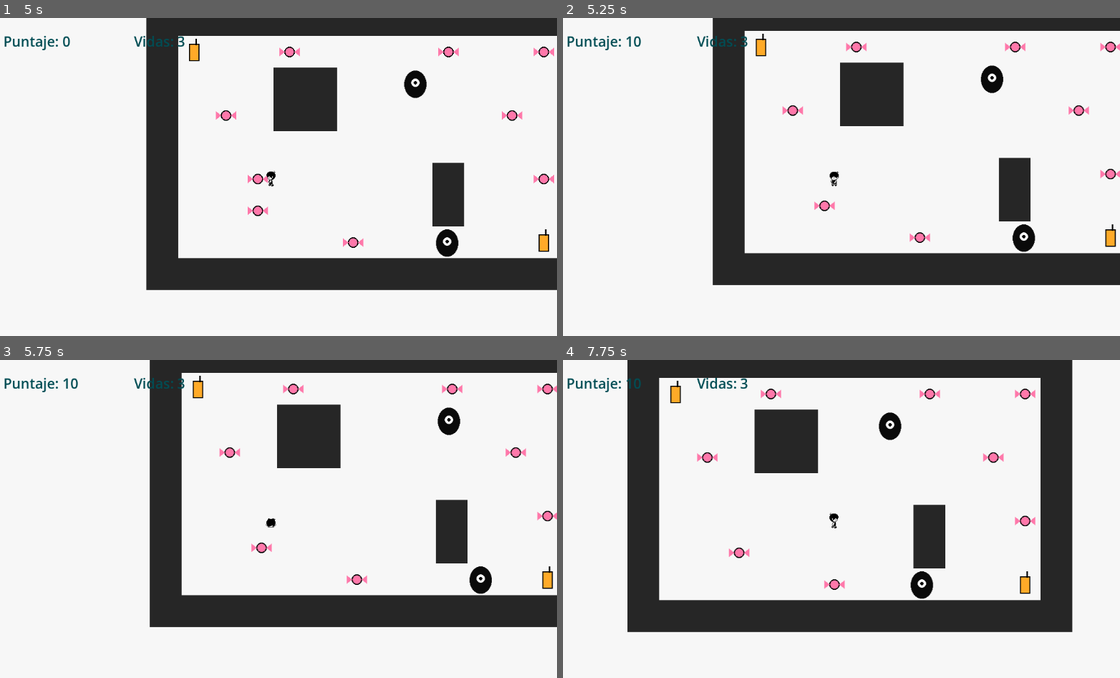
Above: before the commit, frames 1-4 (two rows, left to right).
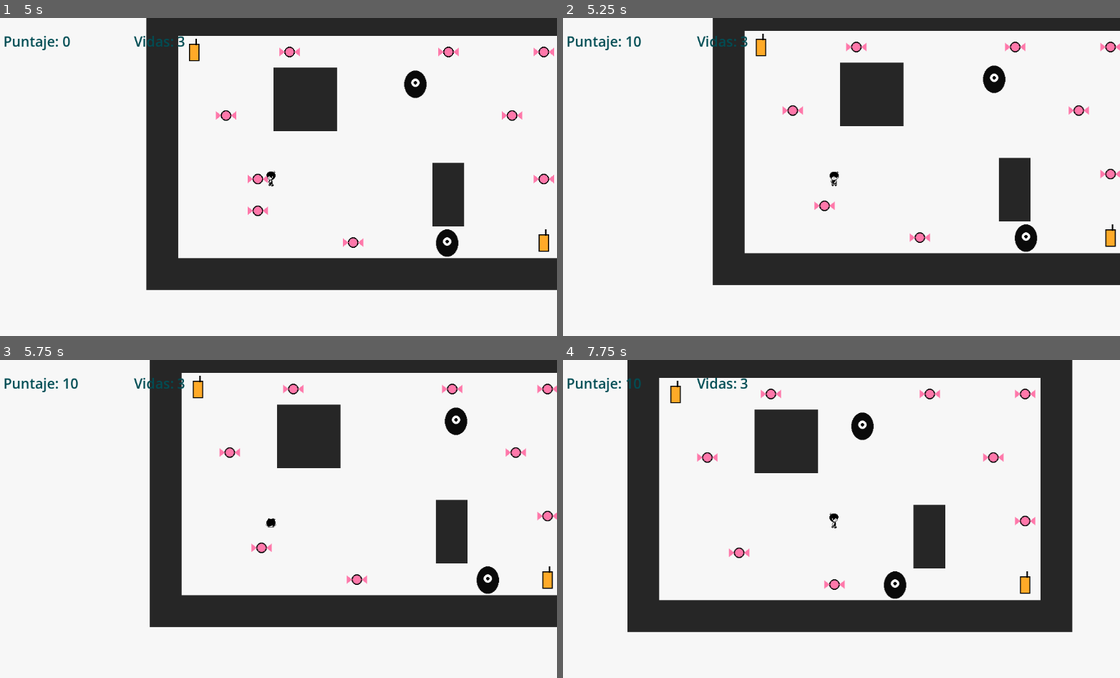
Above: after the commit, the same moments.

Repository: 7M1la/OMORI
Game: Godot game, scene res://mundo.tscn
The game is run twice, just before and just after one commit, with the same random seed, the same clock (stepped at 60 frames per second) and the same inputs.
Inputs:
- Up to frame 1 (5 s): hold D (move_right) 0.53-1.28 s; tap K (asustarse) at 0.6, 2.1, 3.6 s; hold S (move_down) 1.28-2.03 s; tap Shift (correr) at 1.35, 2.85, 4.35 s; hold D (move_right) 2.03-2.78 s; hold W (move_up) 2.78-3.53 s; hold A (move_left) from 3.53 s (still down)
- Up to frame 2 (5.25 s): release A (move_left) at 5.03 s; hold S (move_down) from 5.03 s (still down); tap K (asustarse) at 5.1 s
- Up to frame 3 (5.75 s): keep holding S (move_down)
- Up to frame 4 (7.75 s): release S (move_down) at 5.78 s; hold D (move_right) 5.78-6.53 s; tap Shift (correr) at 5.85, 7.35 s; hold W (move_up) 6.53-7.28 s; tap K (asustarse) at 6.6 s; hold D (move_right) from 7.28 s (still down)

Frame 1 is identical in both runs. In frame 2, 0.3% of the frame differs, in the area x 74-86%, y 14-74%; in frame 3, 0.6%; in frame 4, 1.1%, in the area x 51-67%, y 16-76%.

Commit message:
cada vez que omori recoge un dulce los algo acelera su velocidad

Diff:
--- a/Base Taller 3/mundo.gd
+++ b/Base Taller 3/mundo.gd
@@ -69,8 +69,16 @@
 	if da_poder:
 		activar_poder()
 	dulcesRestantes -= 1
+	acelerar_enemigo(20.0)
 	if dulcesRestantes <= 0:
 		$Marcador/Mensaje.text = "¡Encontraste todo!"
+
+
+func acelerar_enemigo(cantidad: float):
+	for enemigo in get_tree().get_nodes_in_group("enemigos"):
+		if "speed" in enemigo:
+			enemigo.speed += cantidad
+
 
 func activar_poder():
 	modo_poder = true
